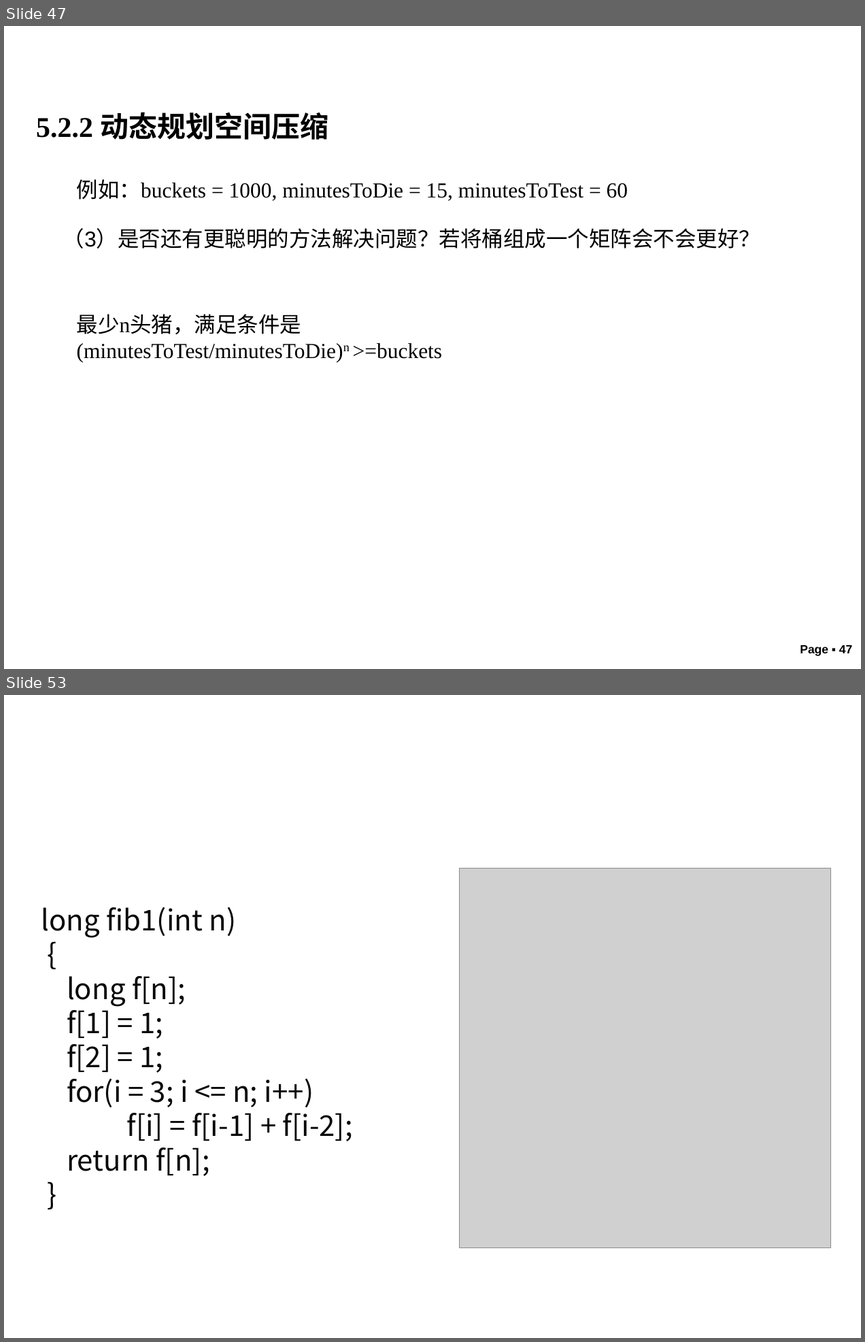
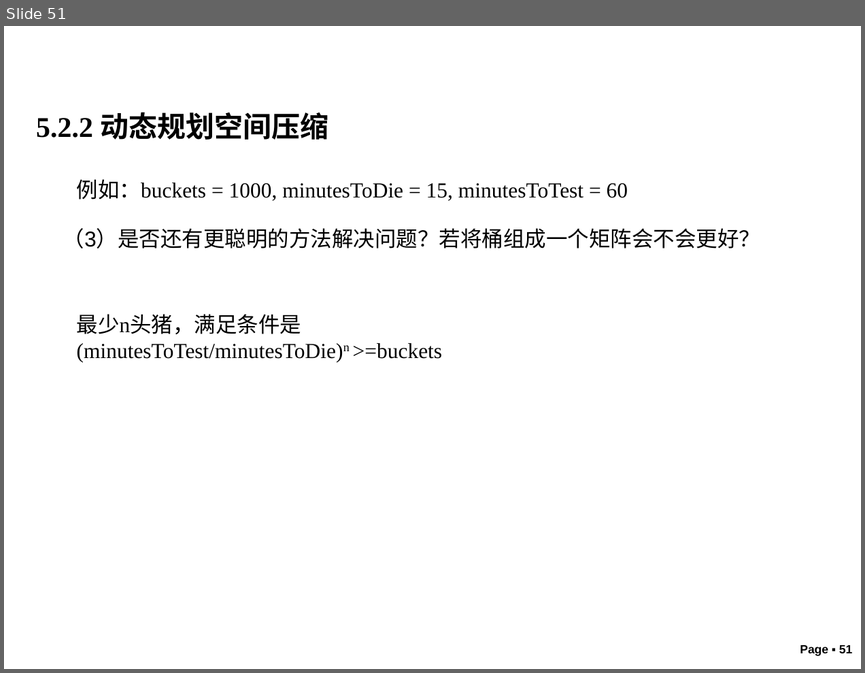
Before and after one commit to liutongling/DP, a slide deck: file/第5章 动态规划法.pptx. Shown one above the other, each under a label of ours: slides 47 and 53 before the commit, slide 51 after it; the slides between them are not shown. The pictures are 865x1342 and 865x673 pixels, drawn with LibreOffice and Linux fonts; fonts in the diff are those of the drawing; grey boxes stand for pictures; background and template pictures are left out. Boxes give left, top, right and bottom in pixels: in the first picture for what was removed or moved away, otherwise in the second. Text is boxed around its words. In the diff, an @@ line names an element or a change of style, - is before the commit and + after.

```diff
--- a/file/第5章 动态规划法.pptx
+++ b/file/第5章 动态规划法.pptx
@@ slide 53 removed at (4, 695, 861, 1338), background #FFFFFF @@
@@ picture removed at (459, 868, 830, 1248) @@
@@ text removed at (41, 907, 353, 1176) @@
-long fib1(int n)
-{
-long f[n];
-f[1] = 1;
-f[2] = 1;
-for(i = 3; i <= n; i++)
-f[i] = f[i-1] + f[i-2];
-return f[n];
-}
@@ what was slide 47 is now slide 51 @@
@@ page number at (800, 645, 852, 656): text changed @@
-Page ▪ 47
+Page ▪ 51
```
Also in this commit, not shown: 2 slides changed, 5 slides added, 26 other slides removed.
